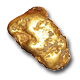
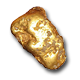
Two versions of the same layered image (80x80). Layer-by-layer changes:
painted on "10" over [7,6,73,71]
